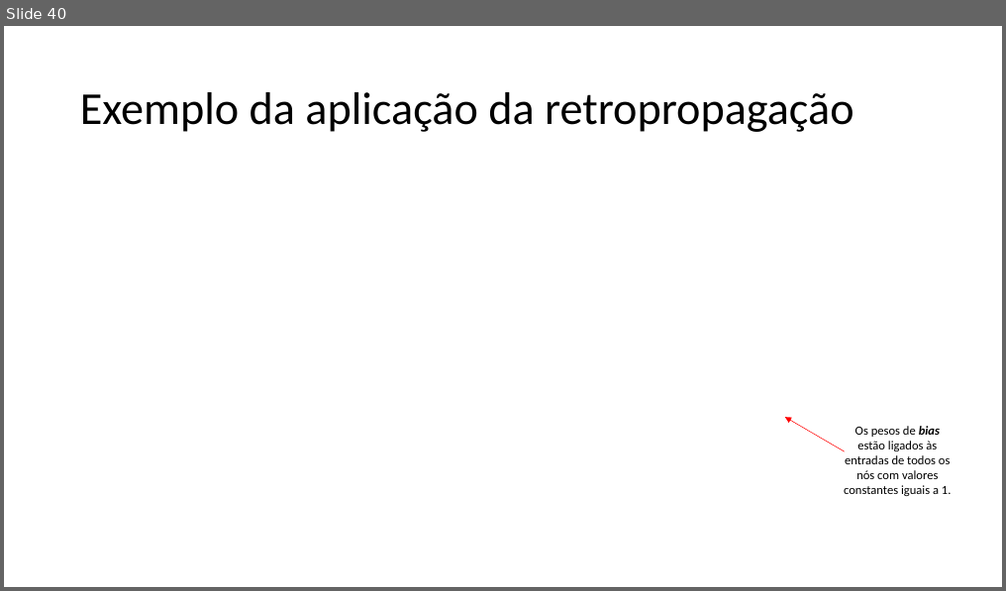
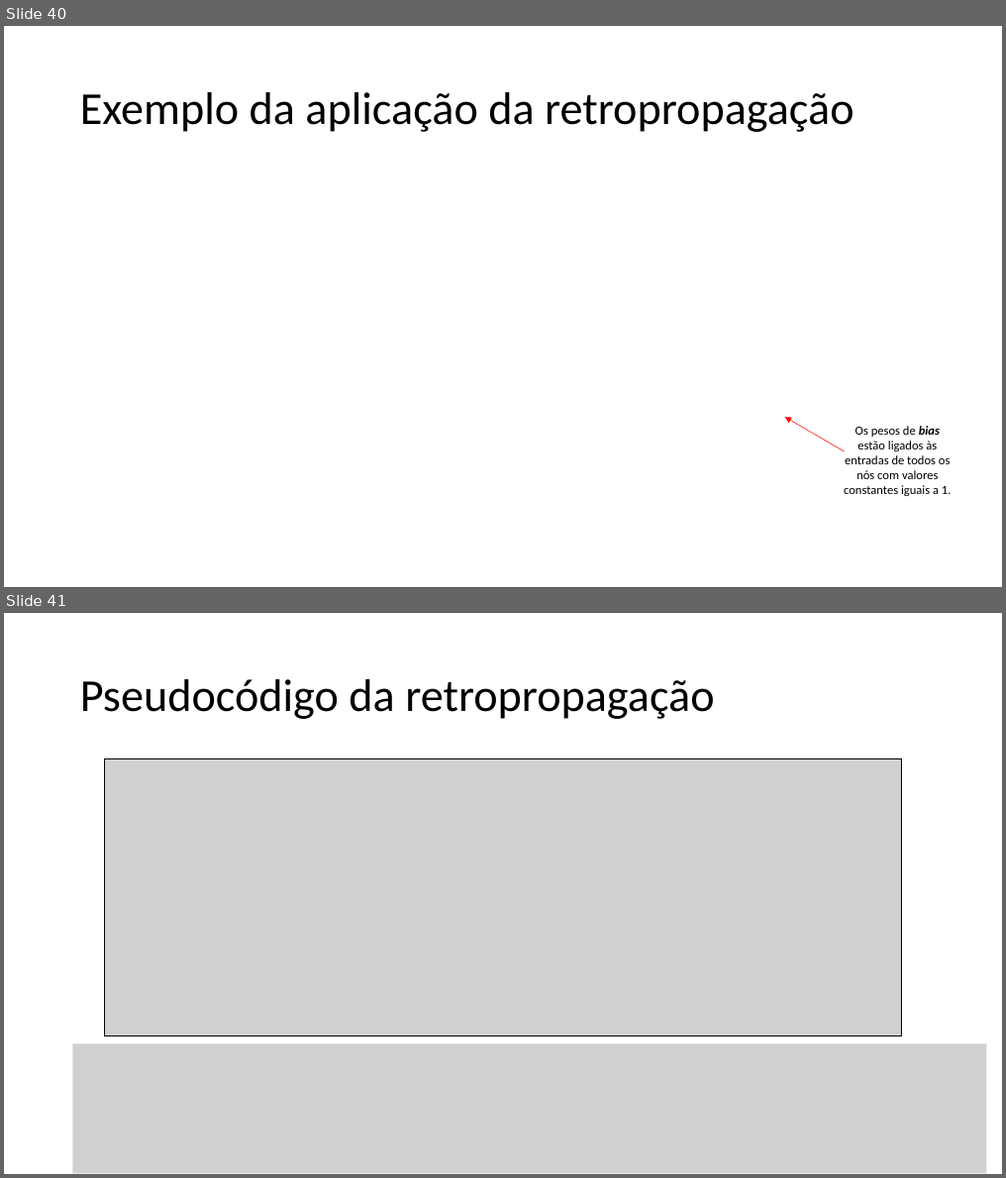
Before and after one commit to zz4fap/c24_inteligencia_artificial, a slide deck: slides/C24_MLP.pptx. Shown one above the other, each under a label of ours: slide 40 before the commit, slides 40 and 41 after it. The pictures are 1006x591 and 1006x1178 pixels, drawn with LibreOffice and Linux fonts; fonts in the diff are those of the drawing; grey boxes stand for pictures. Boxes give left, top, right and bottom in pixels: in the first picture for what was removed or moved away, otherwise in the second. Text is boxed around its words. In the diff, an @@ line names an element or a change of style, - is before the commit and + after.

```diff
--- a/slides/C24_MLP.pptx
+++ b/slides/C24_MLP.pptx
@@ slide 41 added at (4,613,1002,1174), background #FFFFFF @@
@@ title added at (80,679,714,719), 44 pt, text #000000 @@
+Pseudocódigo da retropropagação
@@ picture added at (104,759,901,1037) @@
@@ picture added at (73,1045,987,1173) @@
```
Also in this commit, not shown: 4 other slides added, 3 slides removed, 3 other files.
